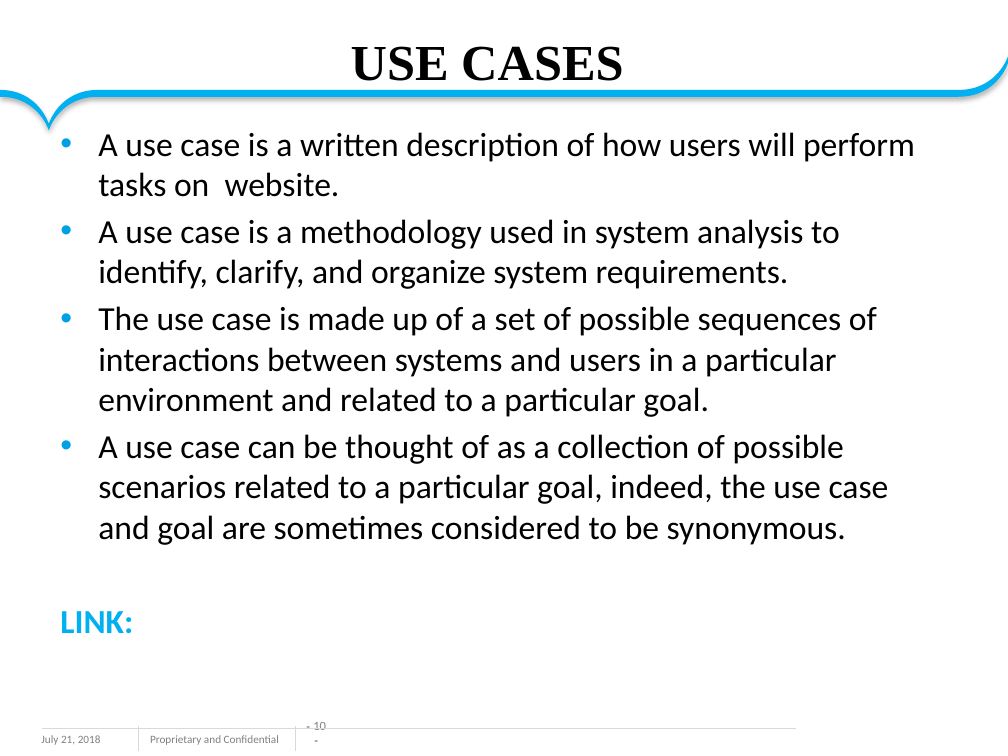
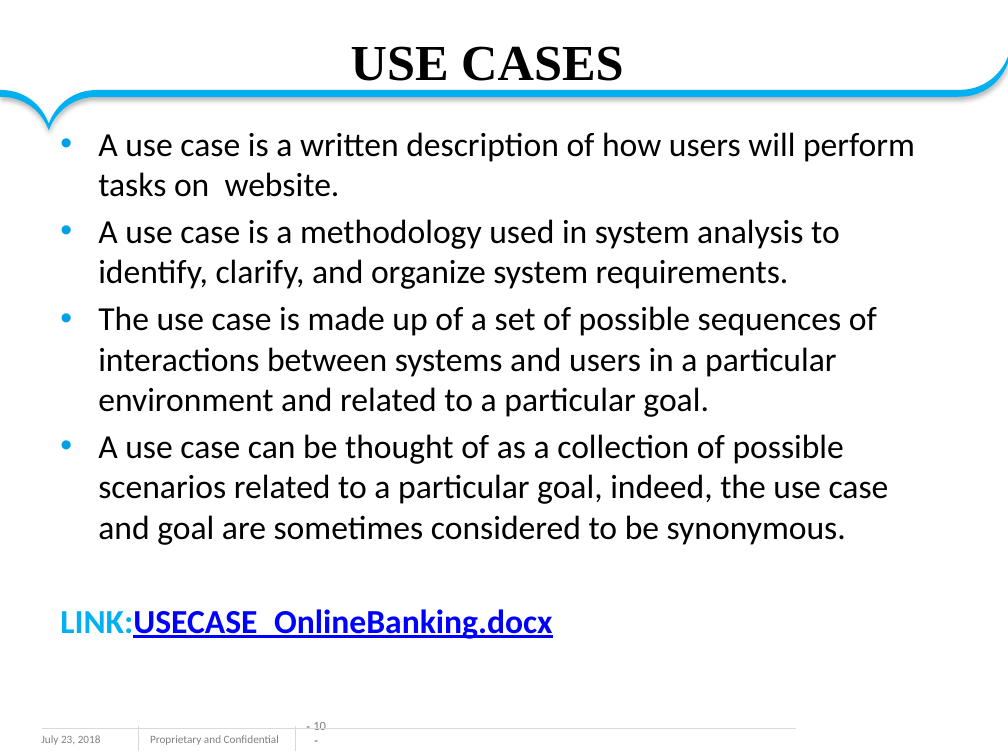
Before and after one commit to sarulatharaji/Miniproject, a slide deck: slide 10 of Online banking ppt.pptx. Drawn at 1008x756 pixels with LibreOffice and Linux fonts; fonts in the diff are those of the drawing; background and template pictures are left out. Boxes give left, top, right and bottom in pixels: in the first picture for what was removed or moved away, otherwise in the second. Text is boxed around its words. In the diff, an @@ line names an element or a change of style, - is before the commit and + after.

```diff
--- a/Online banking ppt.pptx
+++ b/Online banking ppt.pptx
@@ text at [60,609,552,639]: text changed; text colour #00B0F0 to #0000FF @@
-LINK:
+LINK:USECASE_OnlineBanking.docx
@@ text at [41,735,101,745]: text changed @@
-July 21, 2018
+July 23, 2018
```
Also in this commit, not shown: 21 other slides changed, 3 slides added, 5 other files.
